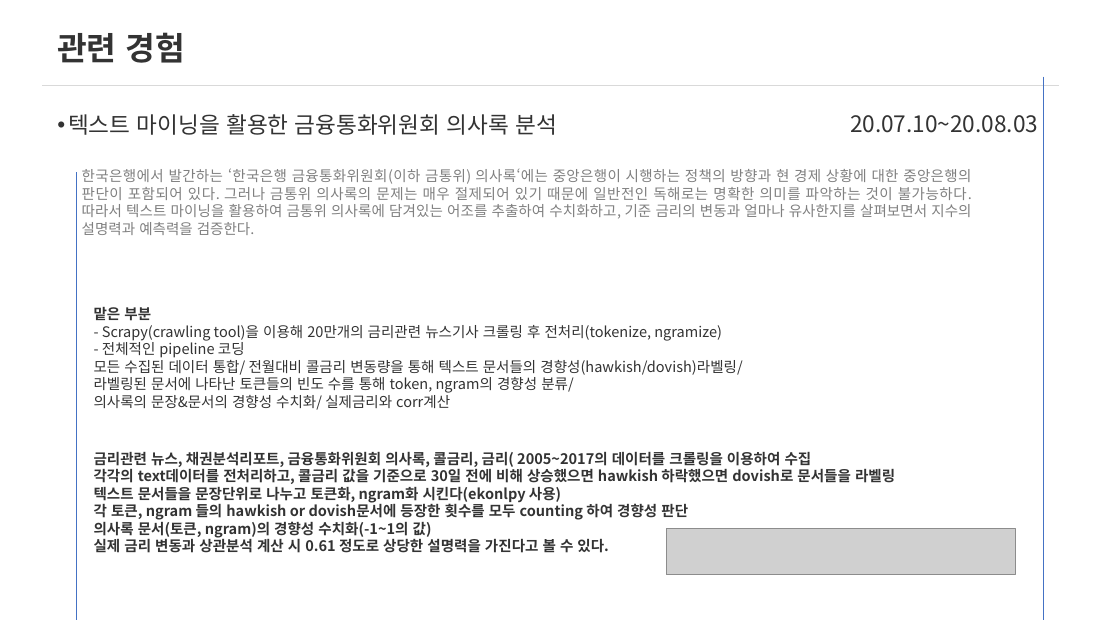
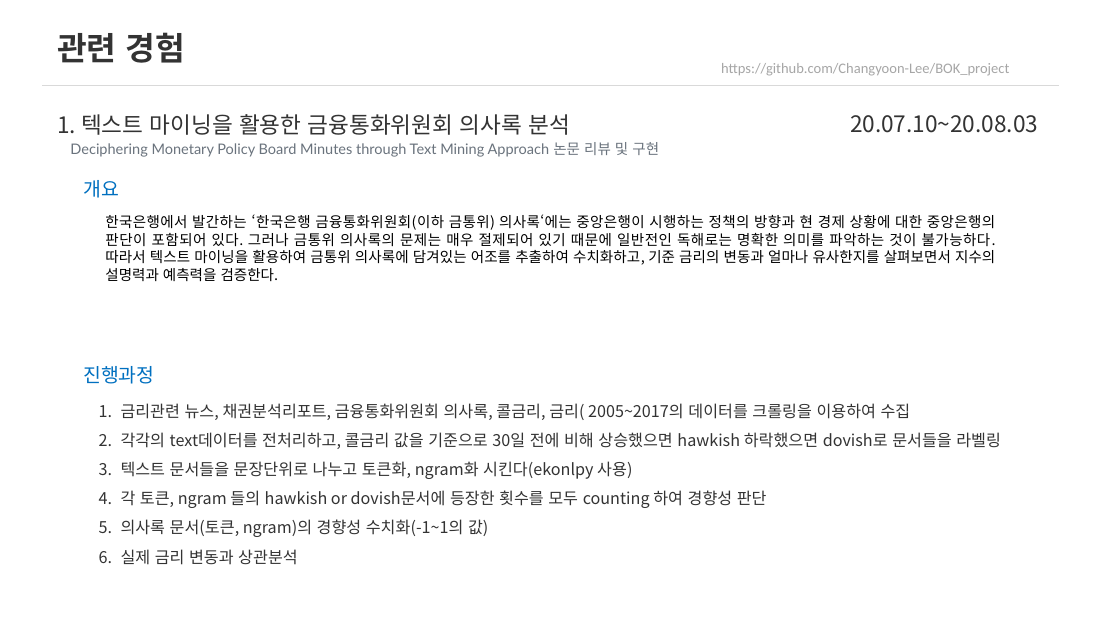
Before and after one commit to Changyoon-Lee/portfolio, a slide deck: slide 3 of 포트폴리오세부내용.pptx (slide 2 before the commit). Drawn at 1120x630 pixels with LibreOffice and Linux fonts; fonts in the diff are those of the drawing; grey boxes stand for pictures. Boxes give left, top, right and bottom in pixels: in the first picture for what was removed or moved away, otherwise in the second. Text is boxed around its words. In the diff, an @@ line names an element or a change of style, - is before the commit and + after.

```diff
--- a/포트폴리오세부내용.pptx
+++ b/포트폴리오세부내용.pptx
@@ text added at bbox=[721, 63, 1009, 76], 18 pt, text #A6A6A6 @@
+https://github.com/Changyoon-Lee/BOK_project
@@ line removed from (1043, 77) to (1043, 620) @@
@@ text at bbox=[57, 114, 570, 135]: text changed @@
-• 텍스트 마이닝을 활용한 금융통화위원회 의사록 분석
+1. 텍스트 마이닝을 활용한 금융통화위원회 의사록 분석
@@ text added at bbox=[70, 142, 659, 157], 18 pt, text #6A737D @@
+Deciphering Monetary Policy Board Minutes through Text Mining Approach 논문 리뷰 및 구현
@@ line removed from (76, 173) to (76, 620) @@
@@ text added at bbox=[83, 180, 119, 198], 24 pt, text #0070C0 @@
+개요
@@ text "한국은행에서 발간하는 ‘한국은행 금융통화위원회(이하 금통위) ...": place and size @@
-text "한국은행에서 발간하는 ‘한국은행 금융통화위원회(이하 금통위) ..." at bbox=[82, 168, 972, 235]
+text "한국은행에서 발간하는 ‘한국은행 금융통화위원회(이하 금통위) ..." at bbox=[105, 214, 996, 281]
@@ text "한국은행에서 발간하는 ‘한국은행 금융통화위원회(이하 금통위) ..." at bbox=[105, 214, 996, 281]: text colour #808080 to #000000 @@
@@ text removed at bbox=[94, 307, 742, 410] @@
-맡은 부분
-- Scrapy(crawling tool)을 이용해 20만개의 금리관련 뉴스기사 크롤링 후 전처리(tokenize, ngramize)
-- 전체적인 pipeline 코딩
-모든 수집된 데이터 통합/ 전월대비 콜금리 변동량을 통해 텍스트 문서들의 경향성(hawkish/dovish)라벨링/
-라벨링된 문서에 나타난 토큰들의 빈도 수를 통해 token, ngram의 경향성 분류/
-의사록의 문장&문서의 경향성 수치화/ 실제금리와 corr계산
@@ text added at bbox=[83, 366, 154, 384], 24 pt, text #0070C0 @@
+진행과정
@@ text "금리관련 뉴스, 채권분석리포트, 금융통화위원회 의사록, ...": place and size @@
-text "금리관련 뉴스, 채권분석리포트, 금융통화위원회 의사록, ..." at bbox=[94, 452, 895, 556]
+text "금리관련 뉴스, 채권분석리포트, 금융통화위원회 의사록, ..." at bbox=[121, 403, 1001, 565]
@@ text at bbox=[121, 403, 1001, 537]: size 18 to 20 pt, bold off; bullet none to 1.; line spacing 1 to 1.5 @@
@@ picture removed at bbox=[666, 528, 1015, 575] @@
@@ text at bbox=[121, 549, 298, 565]: text changed; size 18 to 20 pt; bold off @@
-실제 금리 변동과 상관분석 계산 시 0.61 정도로 상당한 설명력을 가진다고 볼 수 있다.
+6. 실제 금리 변동과 상관분석
```
Also in this commit, not shown: 12 other slides changed, 5 slides added.
